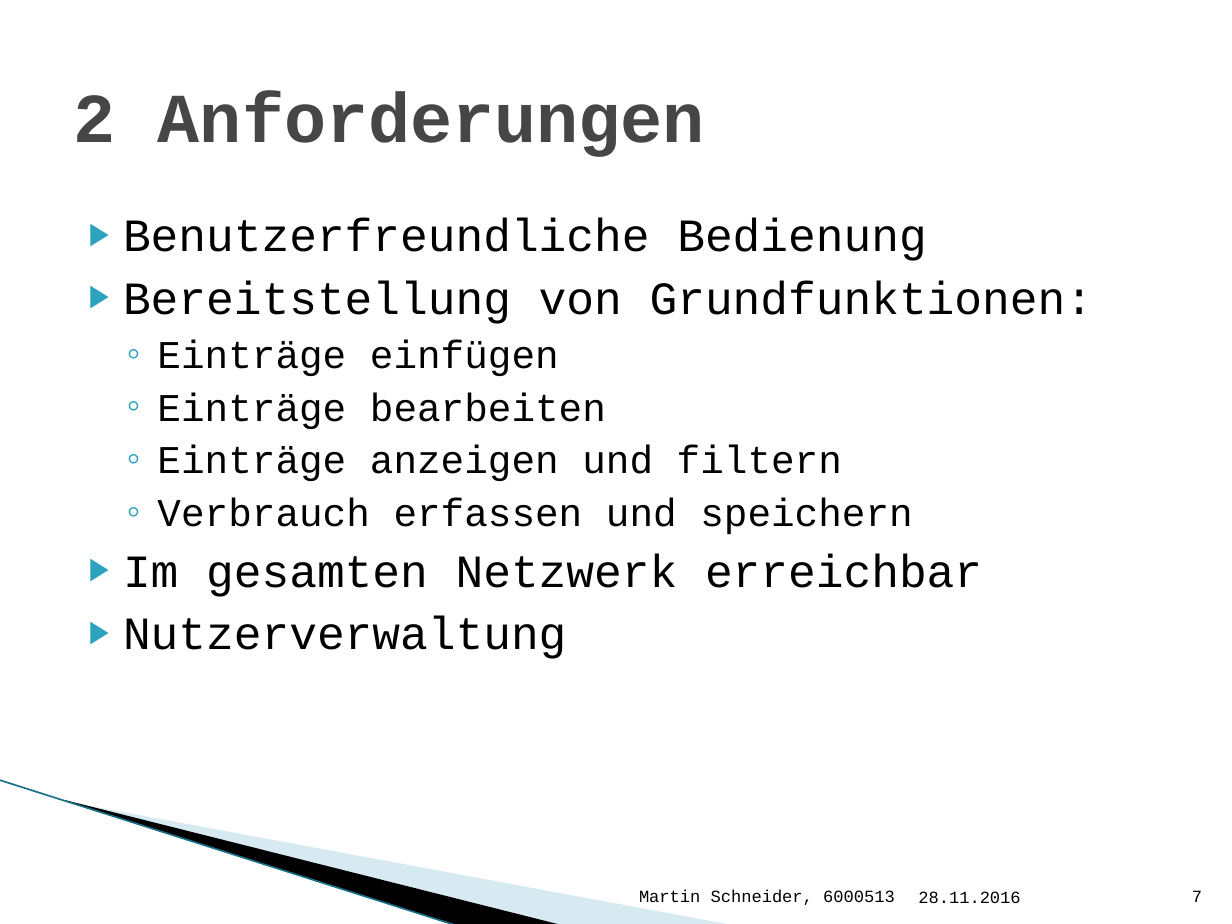
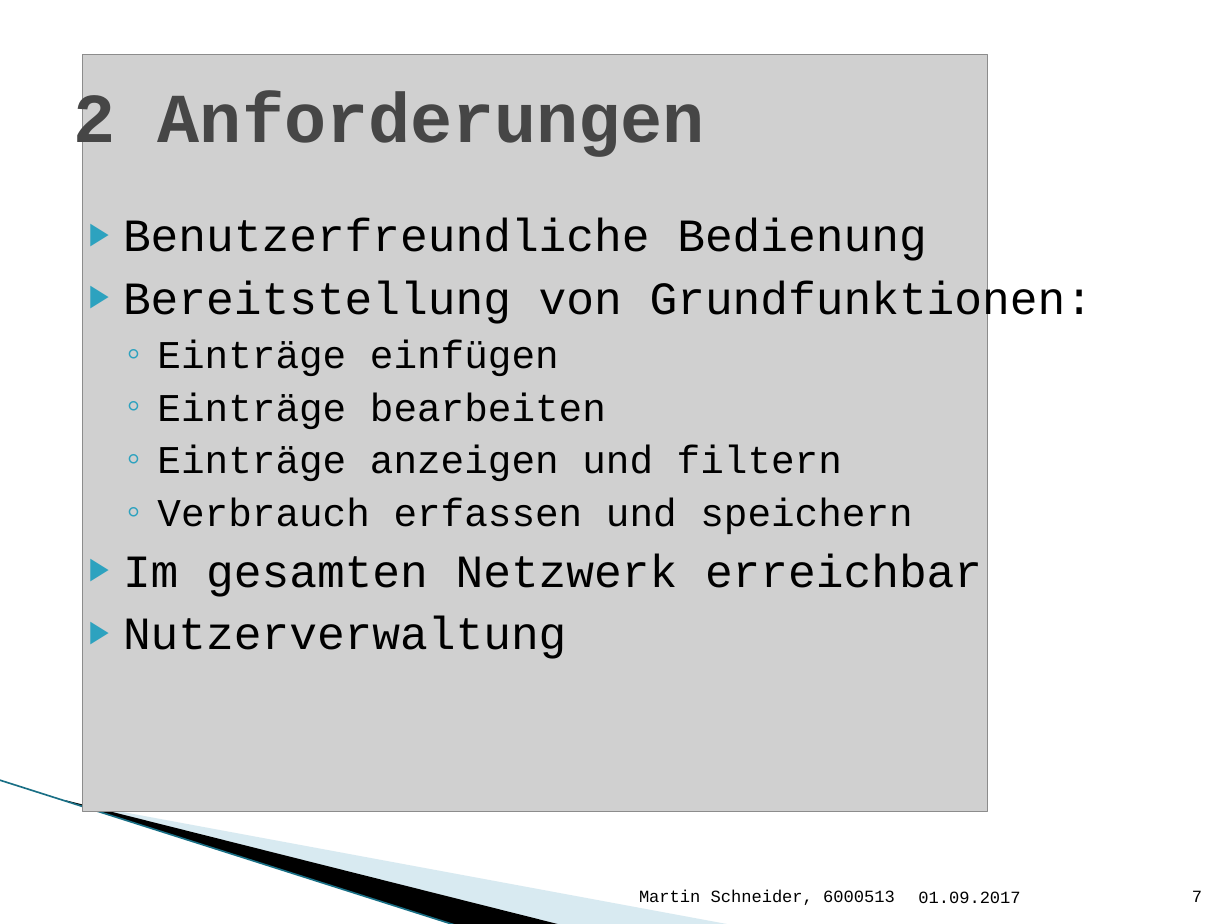
Before and after one commit to Bondzio/Stuff, a slide deck: slide 7 of Bachelor/Präsentation Bachelor.pptx. Drawn at 1232x924 pixels with LibreOffice and Linux fonts; fonts in the diff are those of the drawing; grey boxes stand for pictures; background and template pictures are left out. Boxes give left, top, right and bottom in pixels: in the first picture for what was removed or moved away, otherwise in the second. Text is boxed around its words. In the diff, an @@ line names an element or a change of style, - is before the commit and + after.

```diff
--- a/Bachelor/Präsentation Bachelor.pptx
+++ b/Bachelor/Präsentation Bachelor.pptx
@@ picture added at box(83, 54, 988, 811) @@
@@ text at box(918, 891, 1020, 903): text changed @@
-28.11.2016
+01.09.2017
```
Also in this commit, not shown: 10 other slides changed, 2 other files.
